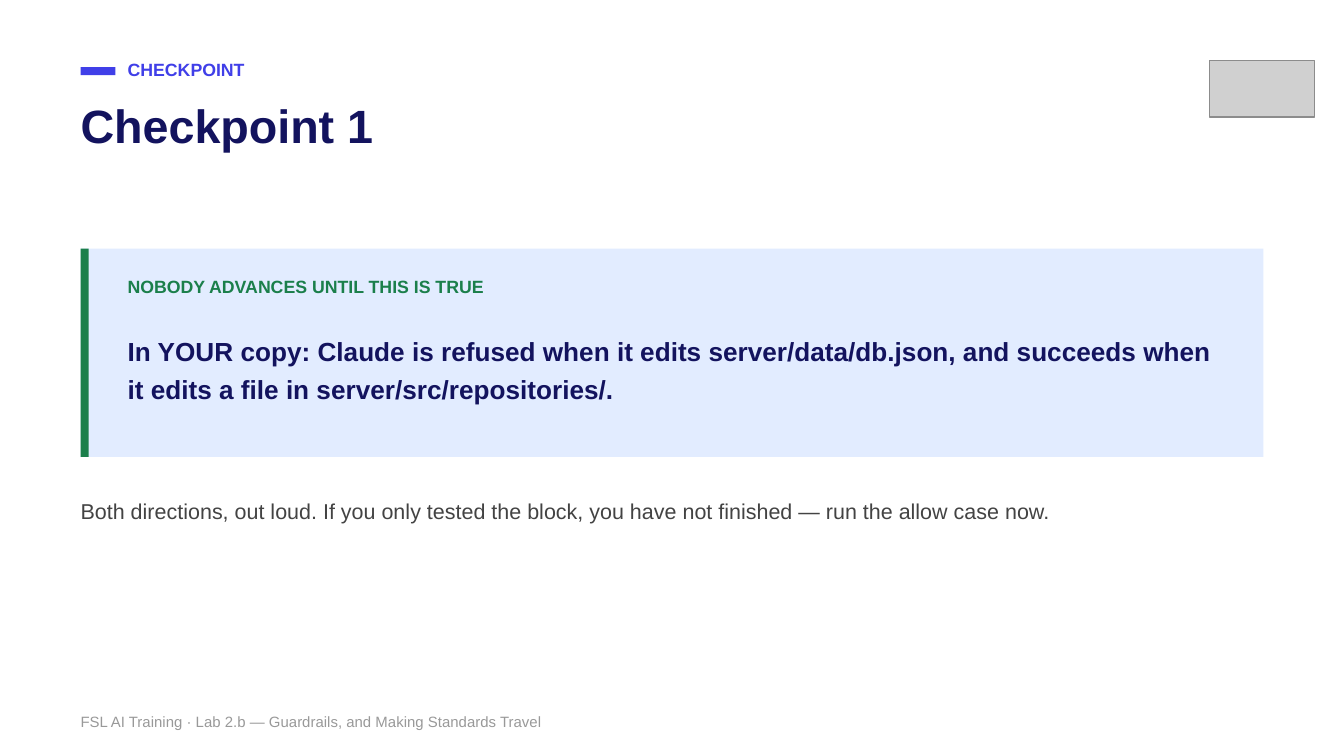
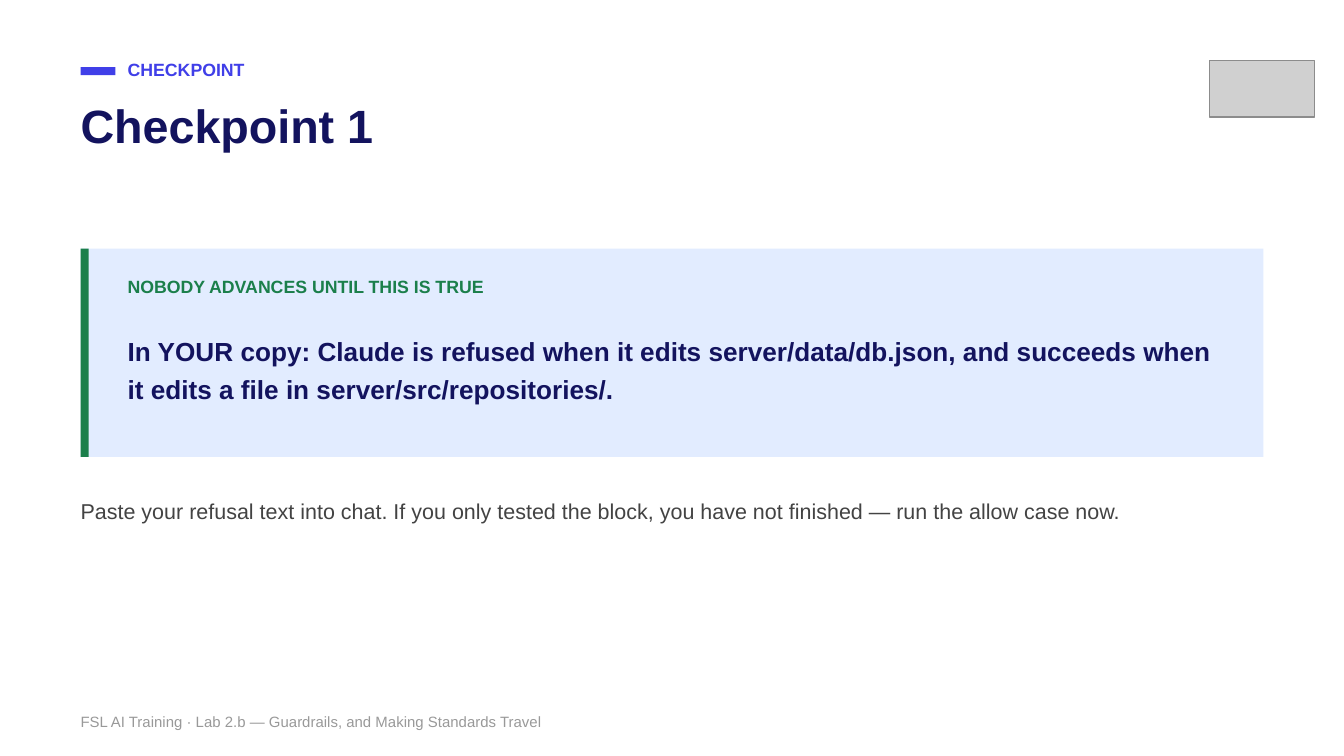
Before and after one commit to mike-tajmajer-fullstacklabs/fsl-taskboard-lab, a slide deck: slide 18 of docs/instructor/lab-2b-guardrails.pptx (slide 17 before the commit). Drawn at 1344x756 pixels with LibreOffice and Linux fonts; fonts in the diff are those of the drawing; grey boxes stand for pictures. Boxes give left, top, right and bottom in pixels: in the first picture for what was removed or moved away, otherwise in the second. Text is boxed around its words. In the diff, an @@ line names an element or a change of style, - is before the commit and + after.

```diff
--- a/docs/instructor/lab-2b-guardrails.pptx
+++ b/docs/instructor/lab-2b-guardrails.pptx
@@ text at box(81, 503, 1119, 524): text changed @@
-Both directions, out loud. If you only tested the block, you have not finished — run the allow case now.
+Paste your refusal text into chat. If you only tested the block, you have not finished — run the allow case now.
```
Also in this commit, not shown: 4 other slides changed, 1 slide added, 10 other files.
